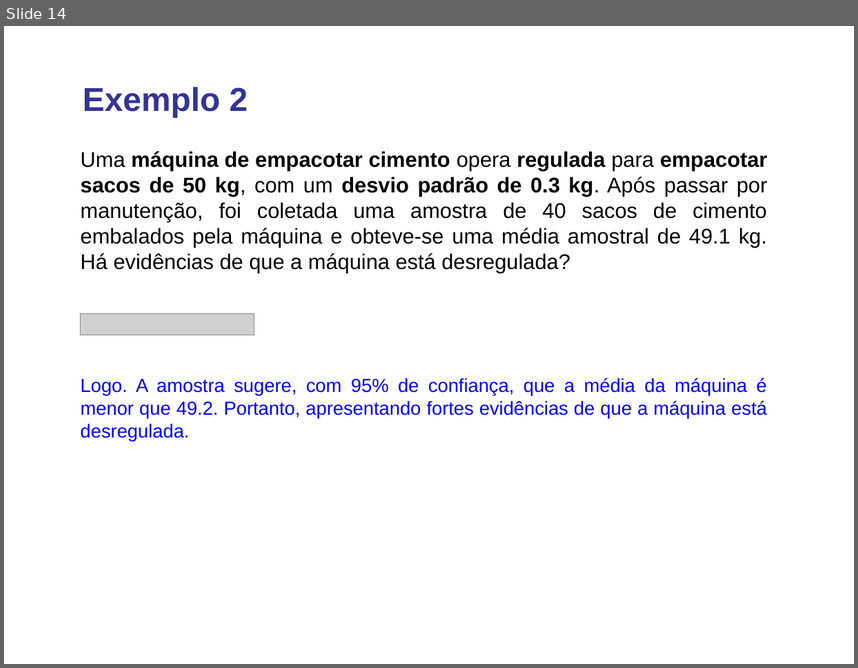
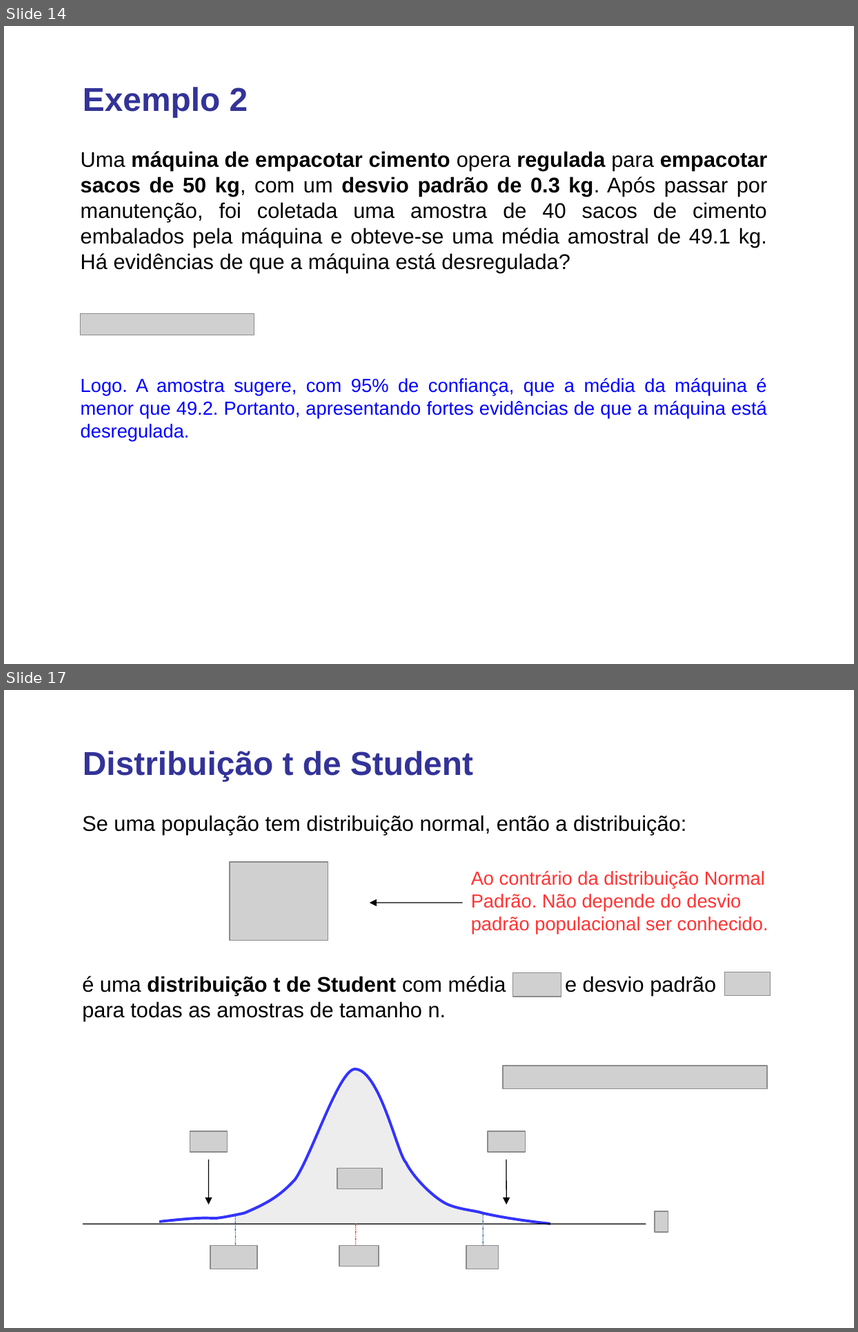
Before and after one commit to lansaviniec/estatistica, a slide deck: 7 estimativas e tamanhos amostrais.ppt. Shown one above the other, each under a label of ours: slide 14 before the commit, slides 14 and 17 after it; the slides between them are not shown. The pictures are 858x668 and 858x1332 pixels, drawn with LibreOffice and Linux fonts; fonts in the diff are those of the drawing; grey boxes stand for pictures. Boxes give left, top, right and bottom in pixels: in the first picture for what was removed or moved away, otherwise in the second. Text is boxed around its words. In the diff, an @@ line names an element or a change of style, - is before the commit and + after.

```diff
--- a/7 estimativas e tamanhos amostrais.ppt
+++ b/7 estimativas e tamanhos amostrais.ppt
@@ slide 17 added at (4, 690, 854, 1328), background #FFFFFF @@
@@ text added at (83, 751, 473, 781), 28 pt, text #333399, bold @@
+Distribuição t de Student
@@ text added at (82, 815, 686, 834), 18 pt, text #000000 @@
+Se uma população tem distribuição normal, então a distribuição:
@@ picture added at (229, 862, 328, 940) @@
@@ text added at (471, 871, 769, 934), 16 pt, text #FF3333 @@
+Ao contrário da distribuição Normal Padrão. Não depende do desvio padrão populacional ser conhecido.
@@ arrow added from (462, 903) to (370, 903), #000000 0.74 pt @@
@@ text added at (82, 976, 506, 1021), 18 pt, text #000000 @@
+é uma distribuição t de Student com média e desvio padrão para todas as amostras de tamanho n.
@@ picture added at (513, 972, 562, 996) @@
@@ picture added at (725, 972, 771, 995) @@
@@ picture added at (503, 1065, 767, 1088) @@
@@ group added at (83, 1068, 668, 1269): 7 pictures, 4 lines, 2 freeform shapes, 2 arrows @@
```
Also in this commit, not shown: 3 slides changed, 13 other slides added, 1 other file.
